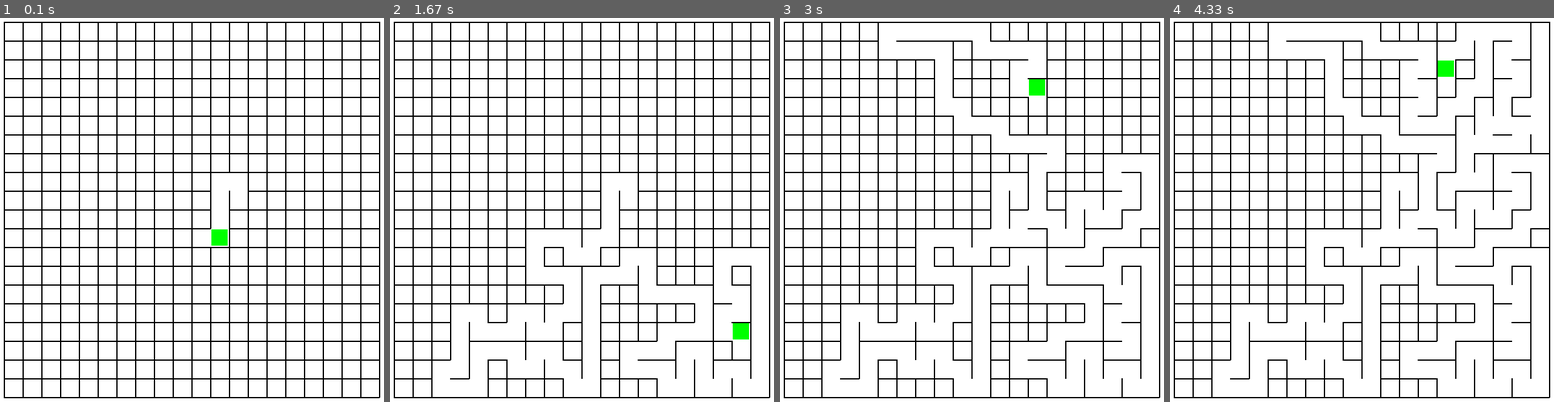
Above: before the commit, frames 1-4 (left to right).
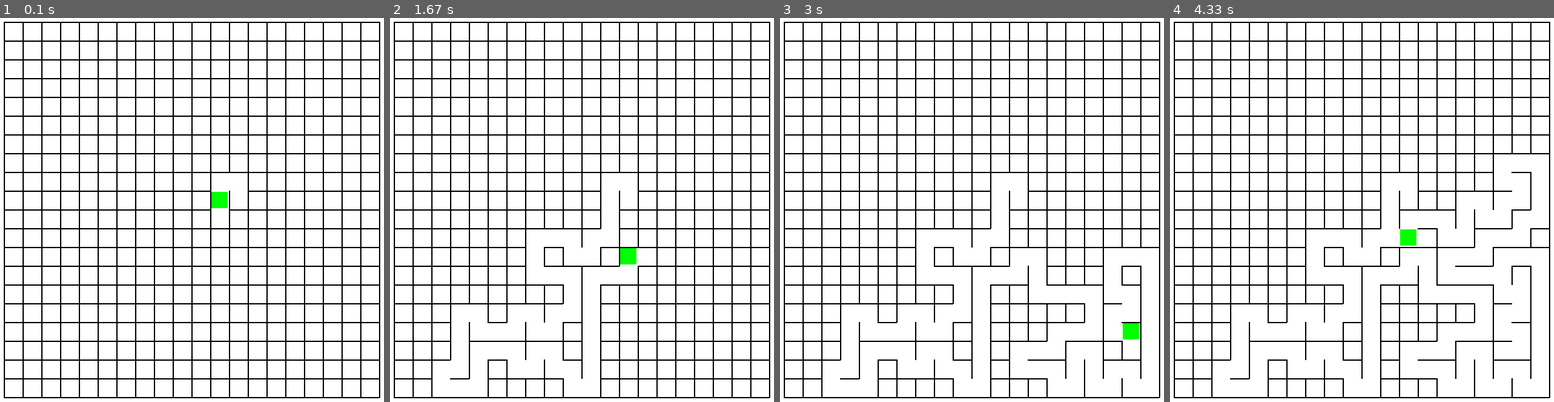
Above: after the commit, the same moments.

Repository: Yanet-Abreham/Computer_Graphics
Game: pygame game, started from maze_pygame.py
The game is run twice, just before and just after one commit, with the same random seed, the same clock (stepped at 60 frames per second) and the same inputs.
Inputs:
- Up to frame 1 (0.1 s): no input
- Up to frame 2 (1.67 s): no input
- Up to frame 3 (3 s): no input
- Up to frame 4 (4.33 s): no input

The runs differ from the first frame. In frame 1, 0.4% of the frame differs, in the area x 54-60%, y 45-60%; in frame 2, 1.0%; in frame 3, 1.4%; in frame 4, 1.6%, in the area x 25-99%, y 1-60%.

Commit message:
Fix exit wall index and adjust animation delay

Diff:
--- a/maze_pygame.py
+++ b/maze_pygame.py
@@ -5,7 +5,7 @@
 R, C = 20, 20  # Creates a 20 x 20 maze
 CELL_SIZE = 30
 WIDTH, HEIGHT = C * CELL_SIZE + 40, R * CELL_SIZE + 40 # Calculates the total screen width and height
-FPS = 60 # Controls how smooth the animation is(Frames Per Second)
+FPS = 120 # Controls how smooth the animation is(Frames Per Second)
 
 WHITE = (255, 255, 255)
 BLACK = (0, 0, 0)
@@ -86,6 +86,7 @@
                 remove_wall(i, j, ni, nj)
             stack.pop() # removes current cell from stack, go back to previous cell
         draw_maze(current_pos=(i, j)) # updates screen
+        pygame.time.delay(30)
         clock.tick(FPS) # controls the speed of the animation
 
 def solve_maze_dynamic(start, end): # find a path from start to end
@@ -123,7 +124,7 @@
 start = (random.randint(0, R-1), 0) # Chooses a random starting point on the left edge
 end = (random.randint(0, R-1), C-1) # Chooses a random ending point on the right edge
 east_wall[start[0]][0] = 0 # Creates an entry wall by removing left wall
-east_wall[end[0]][C-1] = 0 # Creates an exit wall by removing right wall
+east_wall[end[0]][C] = 0 # Creates an exit wall by removing right wall
 solve_maze_dynamic(start, end)
 while True:
     for event in pygame.event.get():
